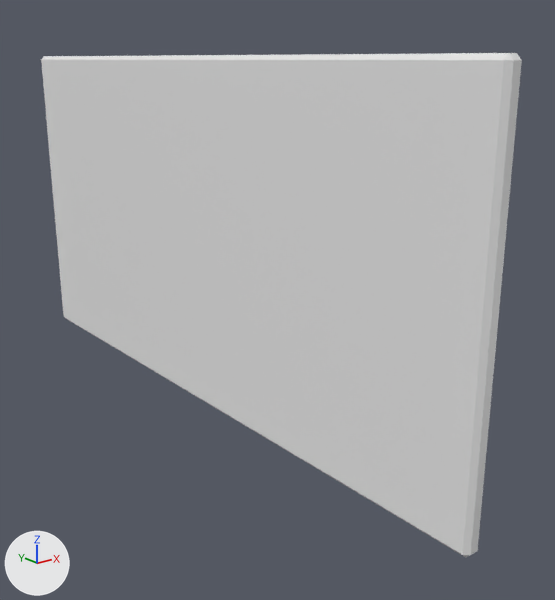
Two versions of the FBX model Assets/Enviro Static Meshes/Meshes/SM_Partition2x2.fbx, one commit apart.
Rendered twice from a 50 mm camera at (-1.18, -1.82, 0.99) aimed at (0.14, -0.18, 0.33). Lighting does not change. The marker at lower left points along +X, +Y and +Z. Where no turn or scale is listed for an object, it has been applied to the vertices.

In view in the first picture: 'SM_Partition2x2'.
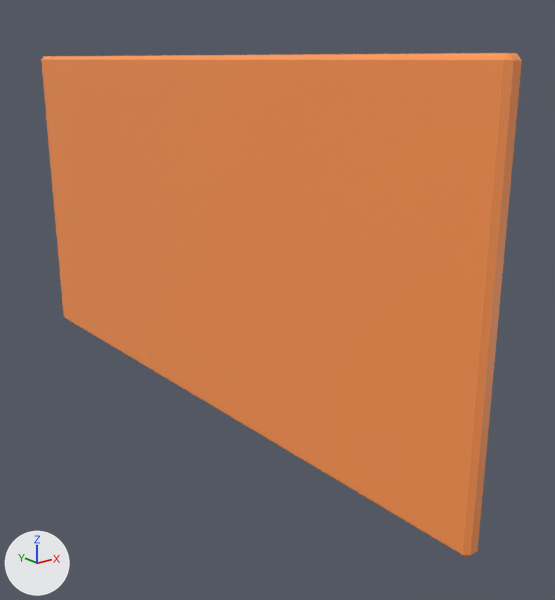
The change, as a diff of the scene's bpy script:
```diff
--- a/Assets/Enviro Static Meshes/Meshes/SM_Partition2x2.fbx.py
+++ b/Assets/Enviro Static Meshes/Meshes/SM_Partition2x2.fbx.py
@@ img_prop_texture_set01_png @@
+img_prop_texture_set01_png = load_image('Prop_Texture_Set01.png', '../../Materials/Prop_Texture_Set01.png', 64, 64, 'sRGB')
@@ mat_mr_props @@
 mat_mr_props = principled_material('MR_Props')
-mat_mr_props.base_color = (0.8, 0.8, 0.8)  # white #e7e7e7
+mat_mr_props.texture = img_prop_texture_set01_png
@@ me_cube_002 @@
 me_cube_002.from_pydata(...)  # 24 vertices, 44 faces; spans x -0.02..0.02, y -1.0..1.0, z 0.0..1.0
 # used by ob_sm_partition2x2; location = (0.0, 0.0, 0.0)
+# me_cube_002 part 1: texture (UV) coordinates of 44 of 44 faces, centred in x -0.02..0.02, y -1.0..1.0, z 0.0..1.0, changed; they spanned u 0.61..0.62, v 0.0..0.25 and now span u 0.27..0.27, v 0.42..0.42
 me_cube_002.materials.append(mat_mr_props)
```

Location of each change, (x1, y1, x2, y2) in pixels of the pictures (555 x 600 px):
'SM_Partition2x2', surface changed (grey to orange)
    both: (41, 53, 522, 557)
